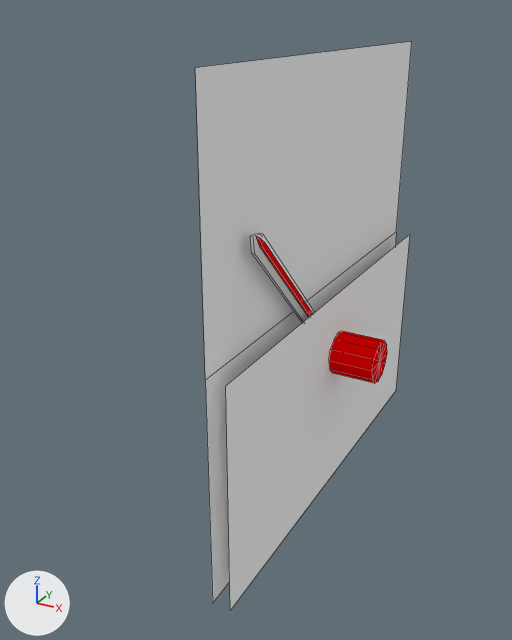
What one commit did to the Blender file dev/blender/instruments/egt.blend.
Rendered twice from a camera (50 mm lens) standing at (-0.3407, -0.2021, -0.0789) and looking at (-0.3769, -0.1362, -0.1119). Arrows for +X, +Y and +Z are at lower left; the lights stay in place. Mesh edges are drawn as thin lines.

Names of what the first picture shows: 'Face', 'Knob', 'Needle'.
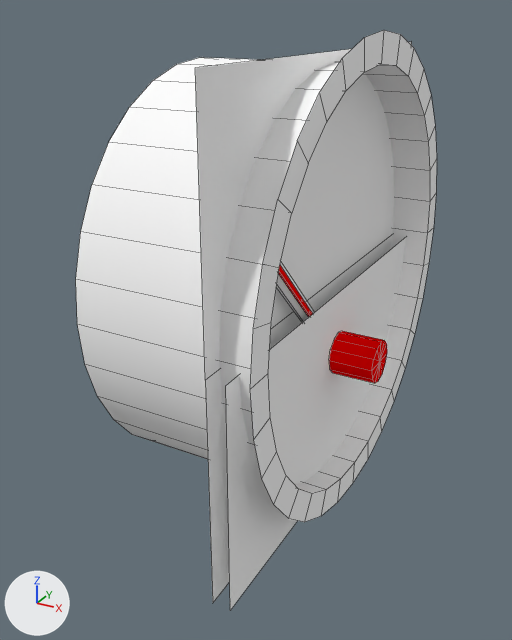
The newer file is also turned or shifted as a whole; pictures and numbers use the older file's frame.

Changed parts and their boxes [x1, y1, x2, y2] in the pictures (512 x 640 px):
'Case', added
    after: [76, 30, 437, 522]

What changed in the scene script:
```text
Add mat_material_001:
    mat_material_001 = diffuse_material('Material.001')
    mat_material_001.base_color = (1.0, 1.0, 1.0)  # white #ffffff
Add me_circle_009:
    me_circle_009.from_pydata(...)  # 128 vertices, 64 faces; spans x -0.0212..-0.0003, y -0.1138..-0.0616, z -0.0254..0.0268
    me_circle_009.polygons.foreach_set('use_smooth', [True] * 64)
    me_circle_009.materials.append(mat_material_001)  # its picture is missing
Add ob_case:
    ob_case = bpy.data.objects.new('Case', me_circle_009)
    ob_case.location = (-0.3648, -0.0446, -0.1076)
    ob_case.show_transparent = True
```
